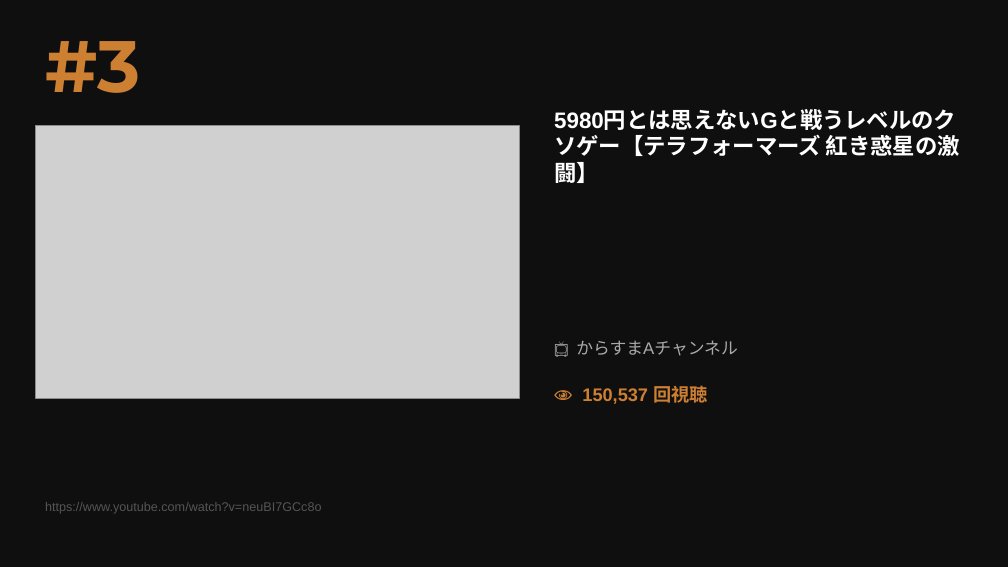
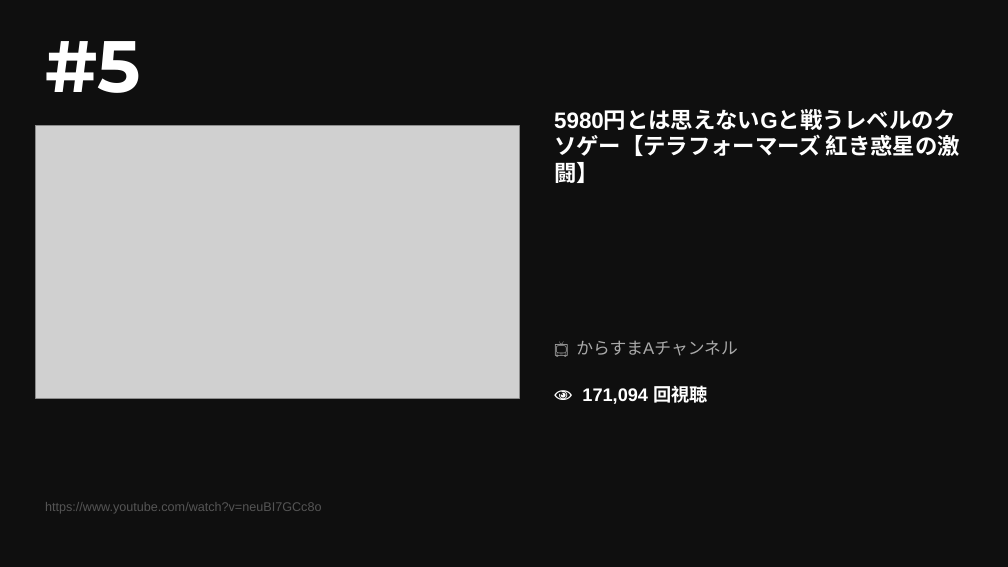
Before and after one commit to asaneasaburo0910-hub/youtube-crawler, a slide deck: slide 7 of youtube_ranking_20260509.pptx (slide 9 before the commit). Drawn at 1008x567 pixels with LibreOffice and Linux fonts; fonts in the diff are those of the drawing; grey boxes stand for pictures. Boxes give left, top, right and bottom in pixels: in the first picture for what was removed or moved away, otherwise in the second. Text is boxed around its words. In the diff, an @@ line names an element or a change of style, - is before the commit and + after.

```diff
--- a/youtube_ranking_20260509.pptx
+++ b/youtube_ranking_20260509.pptx
@@ text at <box>45,41,141,93</box>: text changed; text colour #CD7F32 to #FFFFFF @@
-#3
+#5
@@ text at <box>582,382,708,406</box>: text changed; text colour #CD7F32 to #FFFFFF @@
-👁 150,537 回視聴
+👁 171,094 回視聴
```
Also in this commit, not shown: 13 other slides changed.
